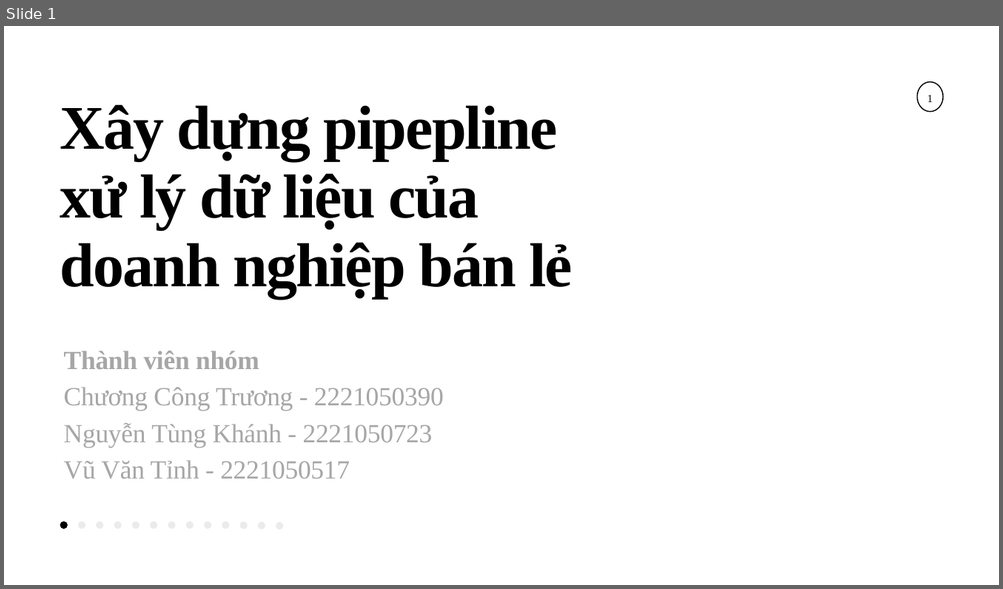
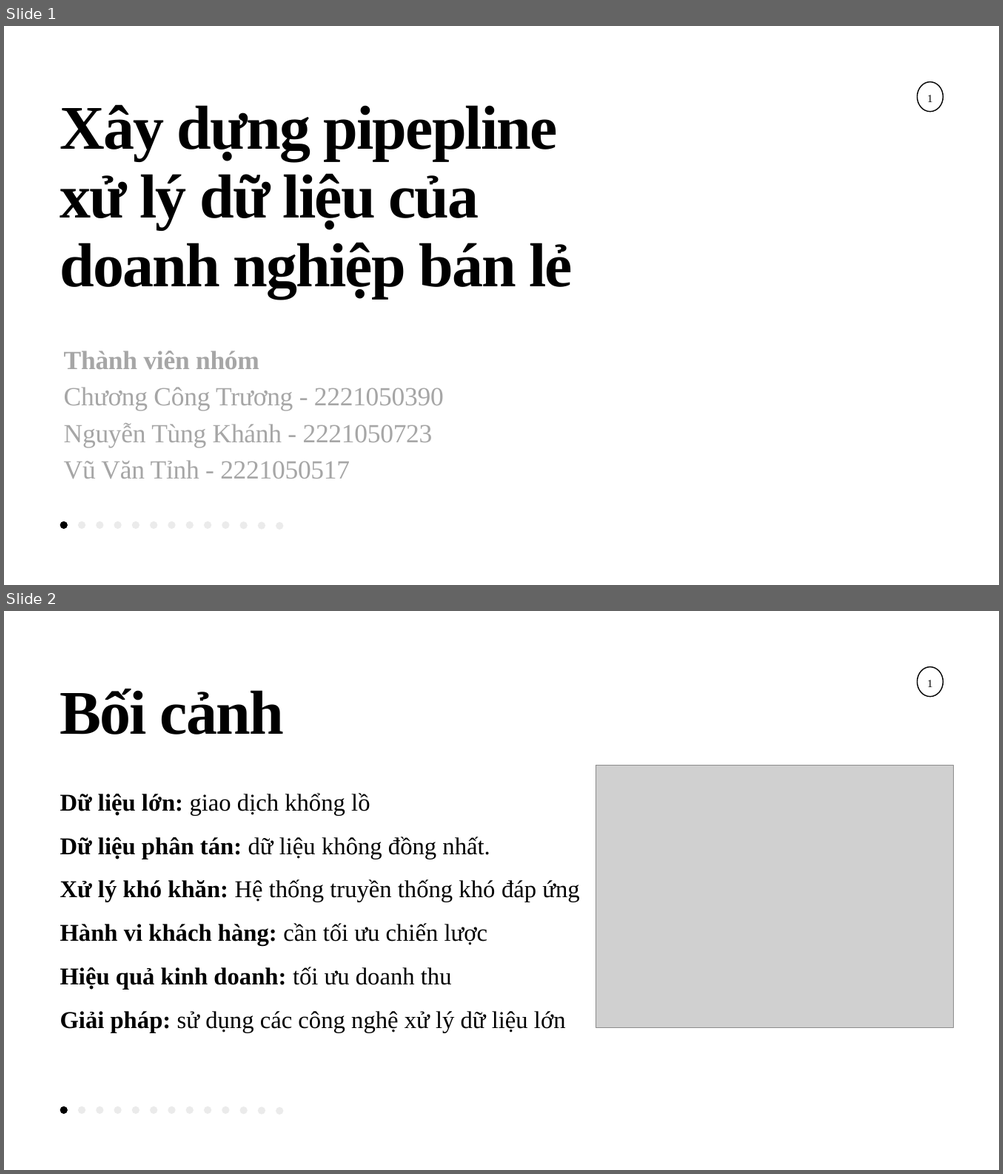
Before and after one commit to provincevu/BigDataFinal, a slide deck: BigDataPresentation.pptx. Shown one above the other, each under a label of ours: slide 1 before the commit, slides 1 and 2 after it. The pictures are 1003x589 and 1003x1174 pixels, drawn with LibreOffice and Linux fonts; fonts in the diff are those of the drawing; grey boxes stand for pictures. Boxes give left, top, right and bottom in pixels: in the first picture for what was removed or moved away, otherwise in the second. Text is boxed around its words. In the diff, an @@ line names an element or a change of style, - is before the commit and + after.

```diff
--- a/BigDataPresentation.pptx
+++ b/BigDataPresentation.pptx
@@ slide 2 added at bbox=[4, 611, 999, 1170], background #FFFFFF @@
@@ freeform shape added at bbox=[916, 667, 942, 697], outline #000000 1.5 pt @@
@@ text added at bbox=[60, 689, 284, 735], 90 pt, text #000000, bold @@
+Bối cảnh
@@ text added at bbox=[927, 680, 932, 687], 16 pt, text #000000 @@
+1
@@ picture added at bbox=[596, 765, 953, 1028] @@
@@ text added at bbox=[60, 793, 579, 1033], 35 pt, text #000000 @@
+Dữ liệu lớn: giao dịch khổng lồ
+Dữ liệu phân tán: dữ liệu không đồng nhất.
+Xử lý khó khăn: Hệ thống truyền thống khó đáp ứng
+Hành vi khách hàng: cần tối ưu chiến lược
+Hiệu quả kinh doanh: tối ưu doanh thu
+Giải pháp: sử dụng các công nghệ xử lý dữ liệu lớn
@@ freeform shape added at bbox=[60, 1107, 67, 1114], fill #000000 @@
@@ freeform shape added at bbox=[78, 1107, 85, 1114], fill #D9D9D9 at 50% opacity @@
@@ freeform shape added at bbox=[96, 1107, 103, 1114], fill #D9D9D9 at 50% opacity @@
@@ freeform shape added at bbox=[114, 1107, 122, 1114], fill #D9D9D9 at 50% opacity @@
@@ freeform shape added at bbox=[132, 1107, 139, 1114], fill #D9D9D9 at 50% opacity @@
@@ freeform shape added at bbox=[150, 1107, 157, 1114], fill #D9D9D9 at 50% opacity @@
@@ freeform shape added at bbox=[168, 1107, 175, 1114], fill #D9D9D9 at 50% opacity @@
@@ freeform shape added at bbox=[186, 1107, 193, 1114], fill #D9D9D9 at 50% opacity @@
@@ freeform shape added at bbox=[204, 1107, 211, 1114], fill #D9D9D9 at 50% opacity @@
@@ freeform shape added at bbox=[222, 1107, 229, 1114], fill #D9D9D9 at 50% opacity @@
@@ freeform shape added at bbox=[240, 1107, 247, 1114], fill #D9D9D9 at 50% opacity @@
@@ freeform shape added at bbox=[258, 1108, 265, 1115], fill #D9D9D9 at 50% opacity @@
@@ freeform shape added at bbox=[276, 1108, 283, 1115], fill #D9D9D9 at 50% opacity @@
```
Also in this commit, not shown: 8 slides changed, 4 other slides added, 5 slides removed, 11 other files.
